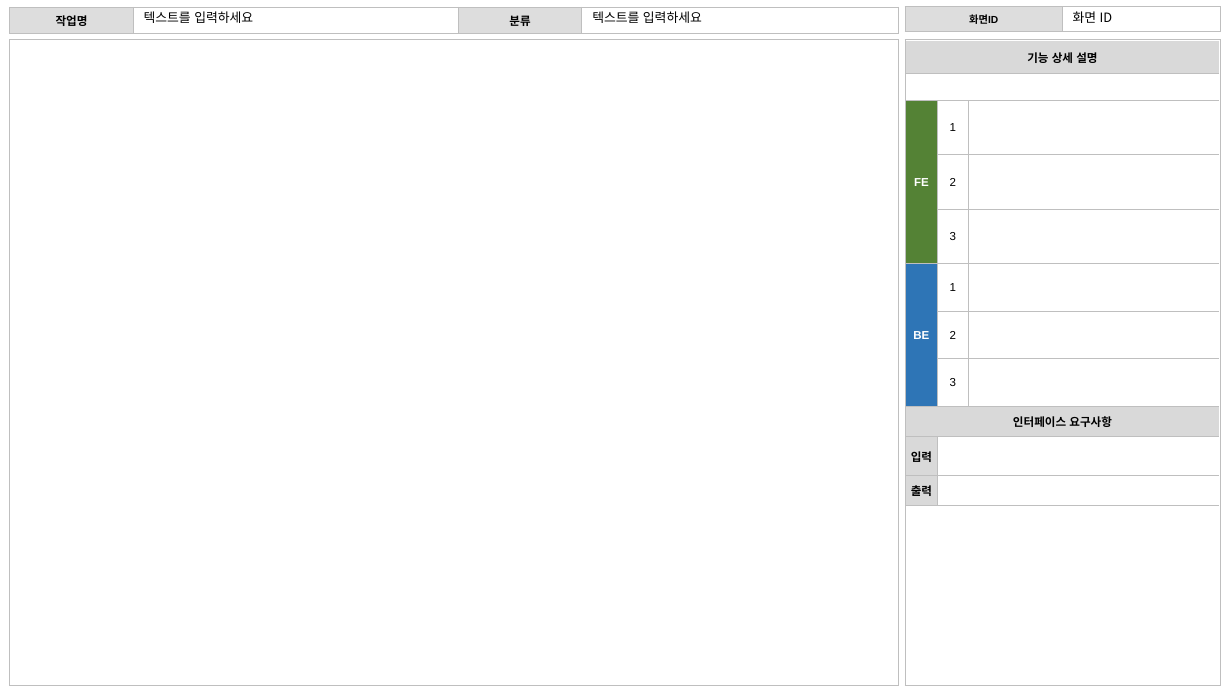
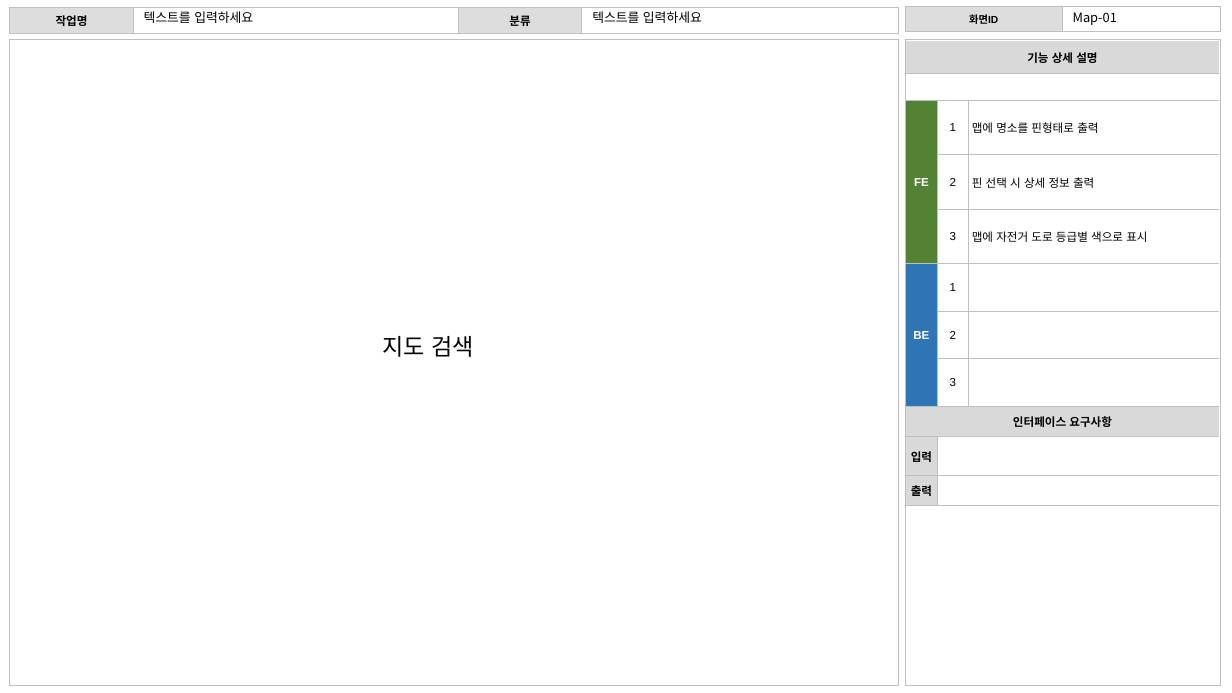
Before and after one commit to hahahahohohoho/mini_project, a slide deck: slide 17 of 빅데이터프로젝트계획서 (1).pptx (slide 6 before the commit). Drawn at 1232x693 pixels with LibreOffice and Linux fonts; fonts in the diff are those of the drawing. Boxes give left, top, right and bottom in pixels: in the first picture for what was removed or moved away, otherwise in the second. Text is boxed around its words. In the diff, an @@ line names an element or a change of style, - is before the commit and + after.

```diff
--- a/빅데이터프로젝트계획서 (1).pptx
+++ b/빅데이터프로젝트계획서 (1).pptx
@@ text at [1073,12,1117,25]: text changed @@
-화면 ID
+Map-01
@@ table at [906,41,1219,506] @@
-row 3, column 3: 
+row 3, column 3: 맵에 명소를 핀형태로 출력
-row 4, column 3: 
+row 4, column 3: 핀 선택 시 상세 정보 출력
-row 5, column 3: 
+row 5, column 3: 맵에 자전거 도로 등급별 색으로 표시
@@ text added at [383,336,475,357], 18 pt, text #000000 @@
+지도 검색
```
Also in this commit, not shown: 4 other slides changed, 13 slides added, 1 slide removed, 20 other files.
